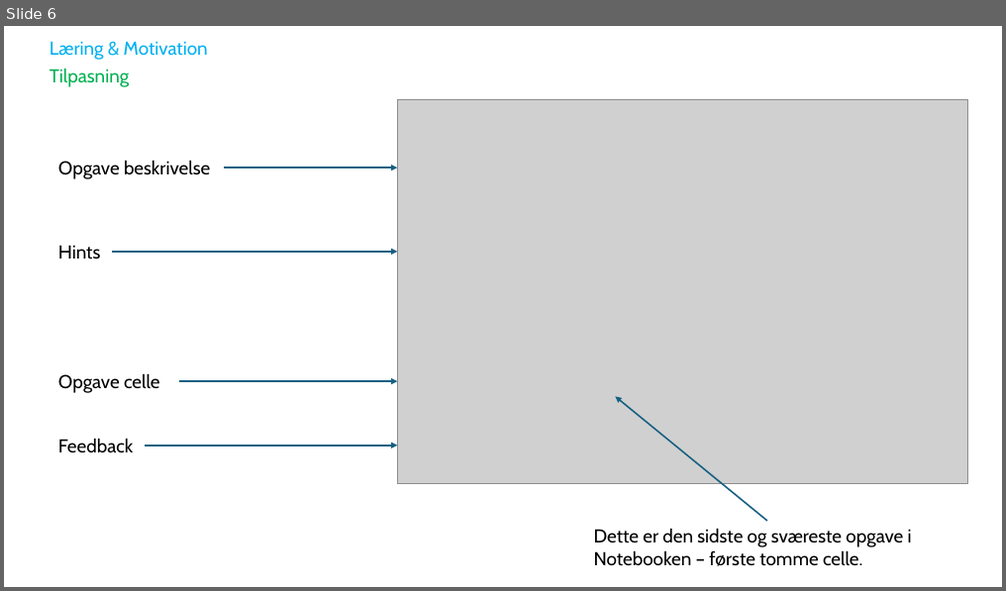
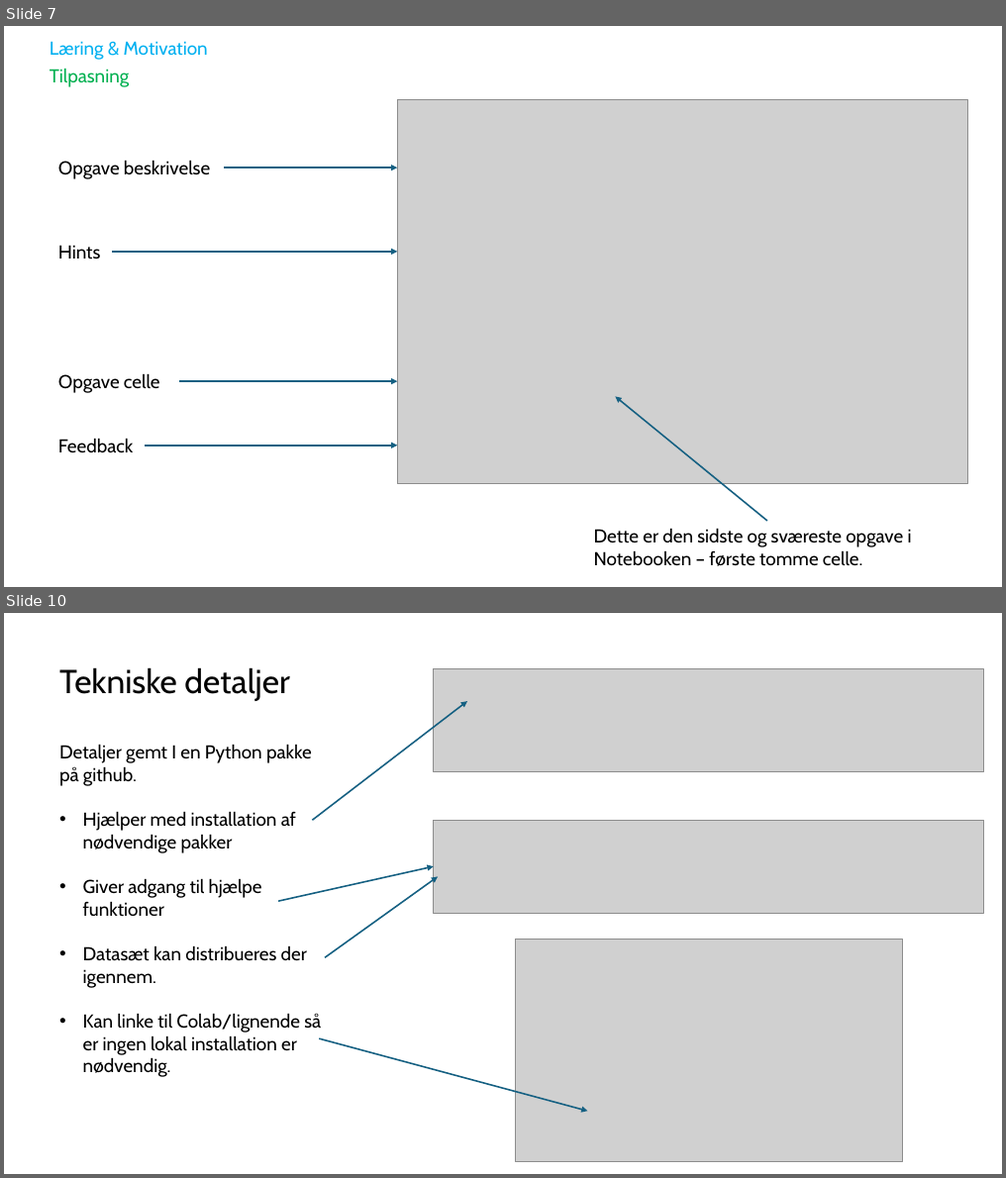
Before and after one commit to Mads-PeterVC/fb2, a slide deck: reflection.pptx. Shown one above the other, each under a label of ours: slide 6 before the commit, slides 7 and 10 after it; the slides between them are not shown. The pictures are 1006x591 and 1006x1178 pixels, drawn with LibreOffice and Linux fonts; fonts in the diff are those of the drawing; grey boxes stand for pictures. Boxes give left, top, right and bottom in pixels: in the first picture for what was removed or moved away, otherwise in the second. Text is boxed around its words. In the diff, an @@ line names an element or a change of style, - is before the commit and + after.

```diff
--- a/reflection.pptx
+++ b/reflection.pptx
@@ slide 10 added at (4,613,1002,1174), background #FFFFFF @@
@@ text added at (59,667,321,1077), 18 pt, text #000000 @@
+Tekniske detaljer
+Detaljer gemt I en Python pakke på github.
+• Hjælper med installation af nødvendige pakker
+• Giver adgang til hjælpe funktioner
+• Datasæt kan distribueres der igennem.
+• Kan linke til Colab/lignende så er ingen lokal installation er nødvendig.
@@ picture added at (434,669,985,772) @@
@@ arrow added from (313, 820) to (467, 701), #156082 1.5 pt @@
@@ picture added at (434,820,985,913) @@
@@ arrow added from (279, 901) to (434, 866), #156082 1.5 pt @@
@@ arrow added from (325, 959) to (438, 876), #156082 1.5 pt @@
@@ picture added at (515,940,902,1162) @@
@@ arrow added from (319, 1039) to (588, 1112), #156082 1.5 pt @@
@@ what was slide 6 is now slide 7 @@
```
Also in this commit, not shown: 2 slides changed, 2 other slides added, 1 slide removed, 3 other files.
